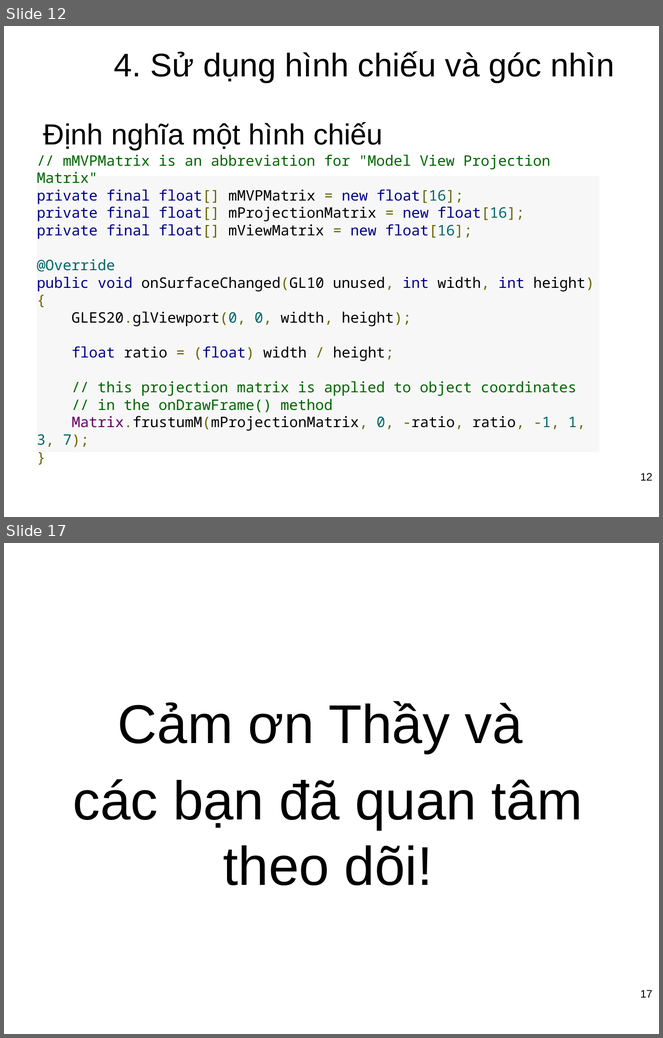
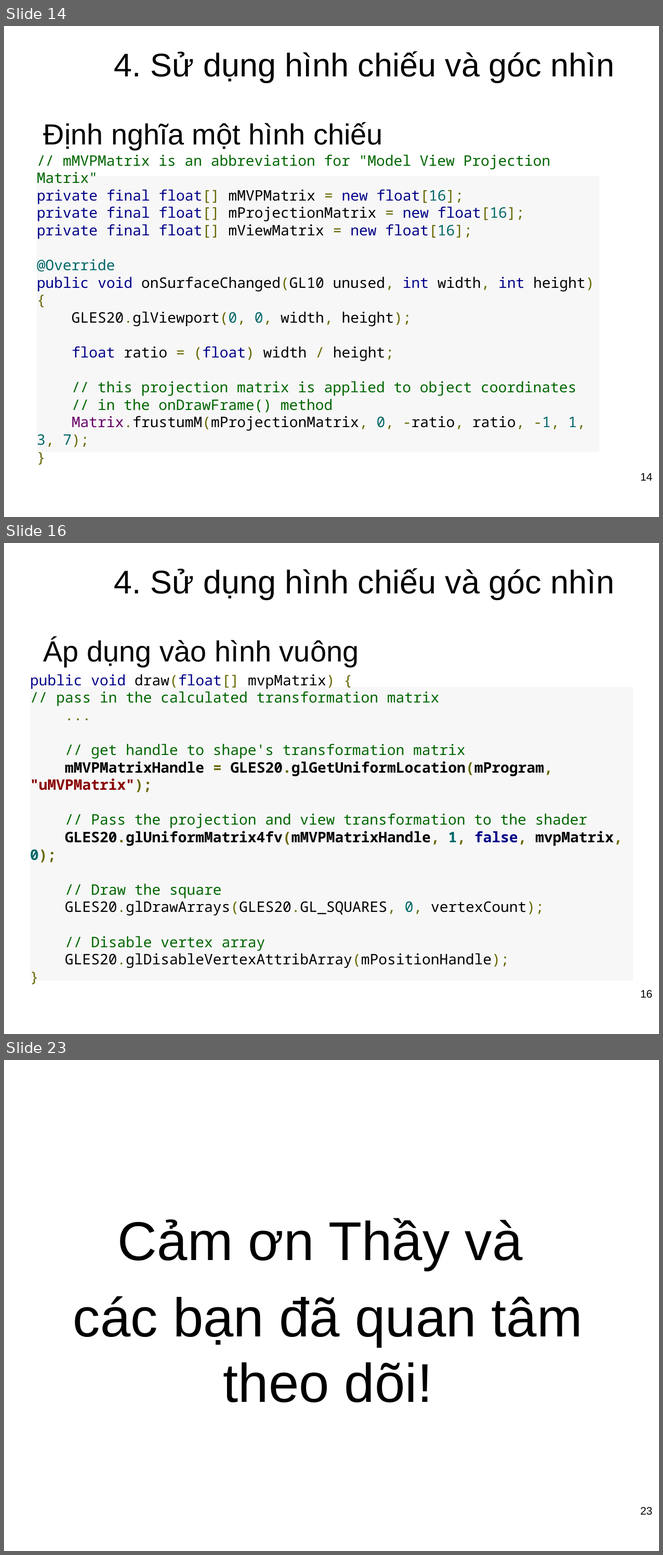
Before and after one commit to CTT535/Mobile_Project_1, a slide deck: Document/SeminarOpenGL.pptx. Shown one above the other, each under a label of ours: slides 12 and 17 before the commit, slides 14, 16 and 23 after it; the slides between them are not shown. The pictures are 663x1038 and 663x1555 pixels, drawn with LibreOffice and Linux fonts; fonts in the diff are those of the drawing; background and template pictures are left out. Boxes give left, top, right and bottom in pixels: in the first picture for what was removed or moved away, otherwise in the second. Text is boxed around its words. In the diff, an @@ line names an element or a change of style, - is before the commit and + after.

```diff
--- a/Document/SeminarOpenGL.pptx
+++ b/Document/SeminarOpenGL.pptx
@@ slide 16 added at [4,543,659,1034], background picture (left out) @@
@@ title added at [114,568,615,600], 36 pt, text #000000 @@
+4. Sử dụng hình chiếu và góc nhìn
@@ text added at [44,639,359,667], 32 pt, text #000000 @@
+Áp dụng vào hình vuông
@@ rectangle added at [30,687,633,981], fill #F7F7F7, 16 pt, text #000000 @@
+public void draw(float[] mvpMatrix) {
+// pass in the calculated transformation matrix
+...
+// get handle to shape's transformation matrix
+mMVPMatrixHandle = GLES20.glGetUniformLocation(mProgram, "uMVPMatrix");
+// Pass the projection and view transformation to the shader
+GLES20.glUniformMatrix4fv(mMVPMatrixHandle, 1, false, mvpMatrix, 0);
+// Draw the square
+GLES20.glDrawArrays(GLES20.GL_SQUARES, 0, vertexCount);
+// Disable vertex array
+GLES20.glDisableVertexAttribArray(mPositionHandle);
+}
@@ page number added at [640,990,652,999], 12 pt, text #000000 @@
+16
@@ what was slide 12 is now slide 14 @@
@@ page number at [640,473,652,481]: text changed @@
-12
+14
@@ what was slide 17 is now slide 23 @@
@@ page number at [640,1507,652,1516]: text changed @@
-17
+23
```
Also in this commit, not shown: 11 slides changed, 5 other slides added, 5 other files.
